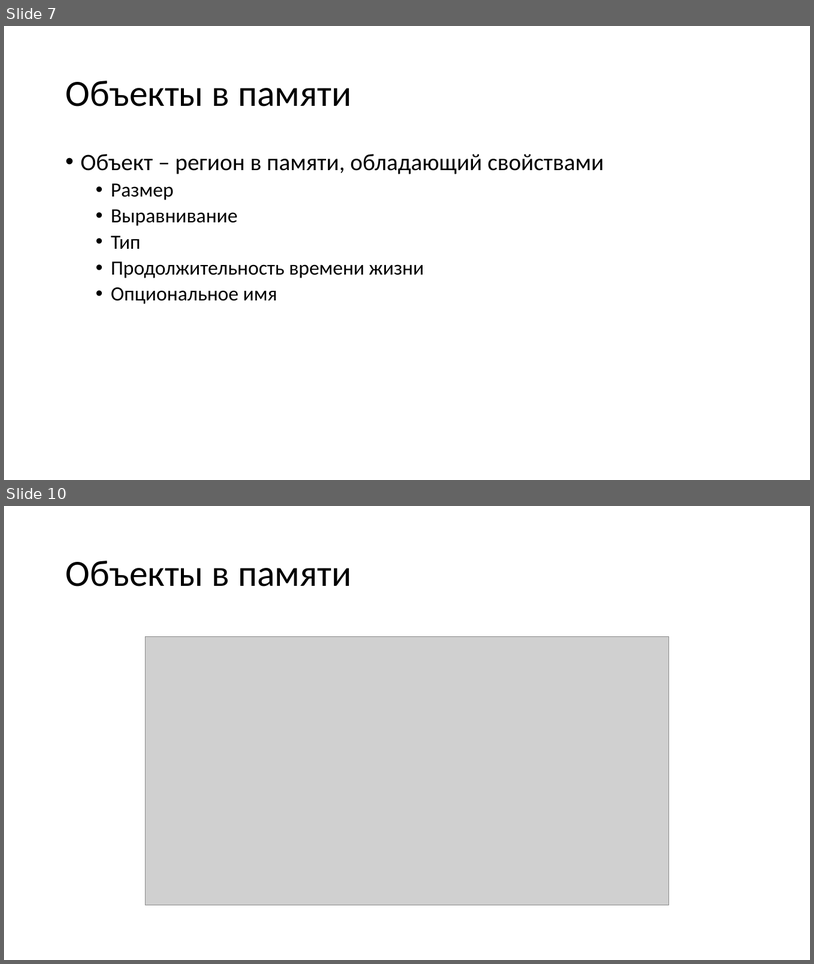
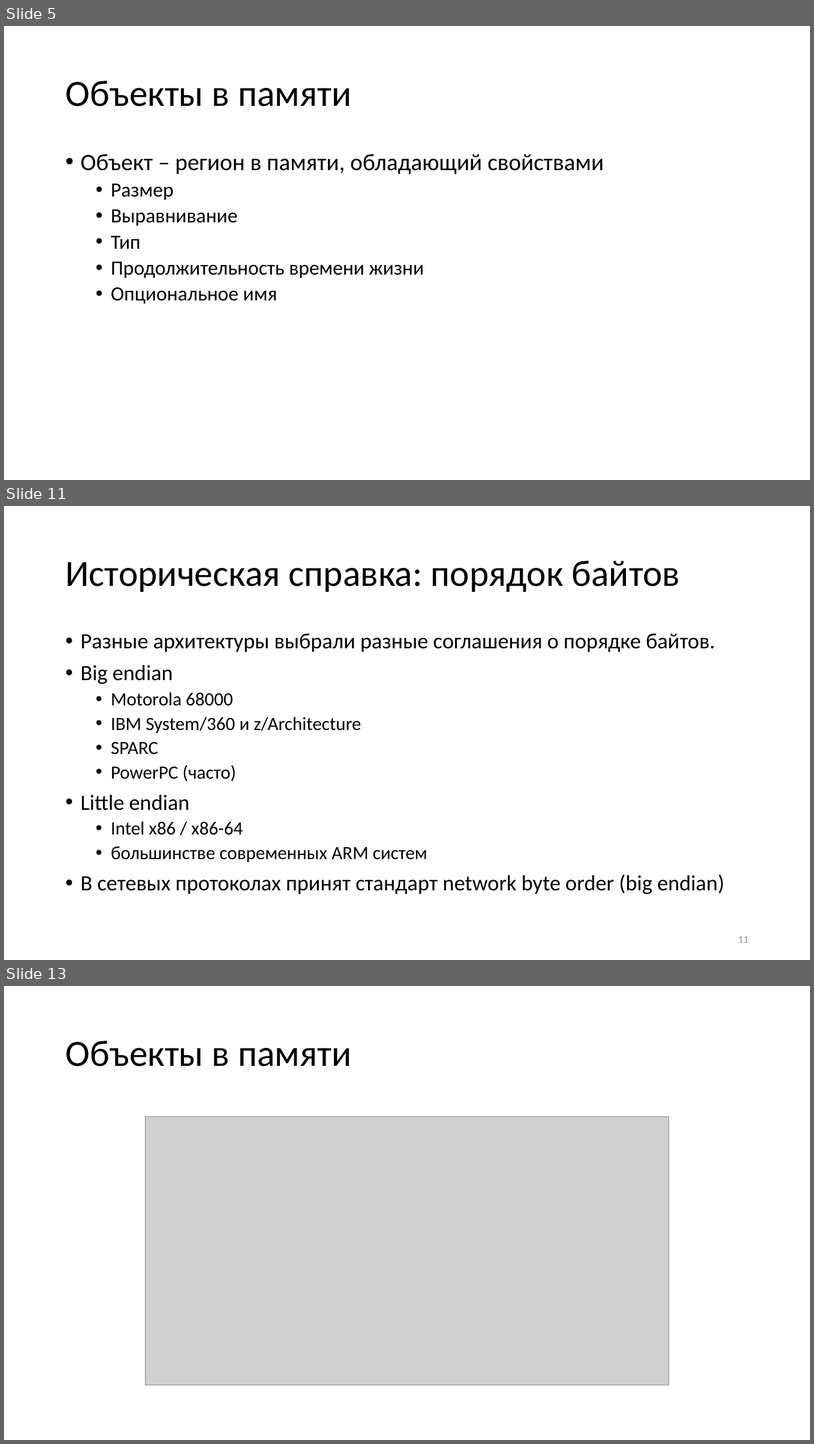
Before and after one commit to alexey-malov/oop, a slide deck: lectures/05/Указатели и динамическая память.pptx. Shown one above the other, each under a label of ours: slides 7 and 10 before the commit, slides 5, 11 and 13 after it; the slides between them are not shown. The pictures are 814x964 and 814x1444 pixels, drawn with LibreOffice and Linux fonts; fonts in the diff are those of the drawing; grey boxes stand for pictures. Boxes give left, top, right and bottom in pixels: in the first picture for what was removed or moved away, otherwise in the second. Text is boxed around its words. In the diff, an @@ line names an element or a change of style, - is before the commit and + after.

```diff
--- a/lectures/05/Указатели и динамическая память.pptx
+++ b/lectures/05/Указатели и динамическая память.pptx
@@ slide 11 added at (4, 506, 810, 960), background #FFFFFF @@
@@ title added at (65, 561, 681, 592), 44 pt, text #000000 @@
+Историческая справка: порядок байтов
@@ text added at (81, 633, 725, 894), 25.9 pt, text #000000 @@
+• Разные архитектуры выбрали разные соглашения о порядке байтов.
+• Big endian
+  • Motorola 68000
+  • IBM System/360 и z/Architecture
+  • SPARC
+  • PowerPC (часто)
+• Little endian
+  • Intel x86 / x86-64
+  • большинстве современных ARM систем
+• В сетевых протоколах принят стандарт network byte order (big endian)
@@ page number added at (738, 936, 749, 942), 12 pt, text #8C8C8C @@
+11
@@ what was slide 7 is now slide 5 @@
@@ what was slide 10 is now slide 13 @@
```
Also in this commit, not shown: 3 slides changed, 4 other slides added, 14 slides removed, 3 other files.
